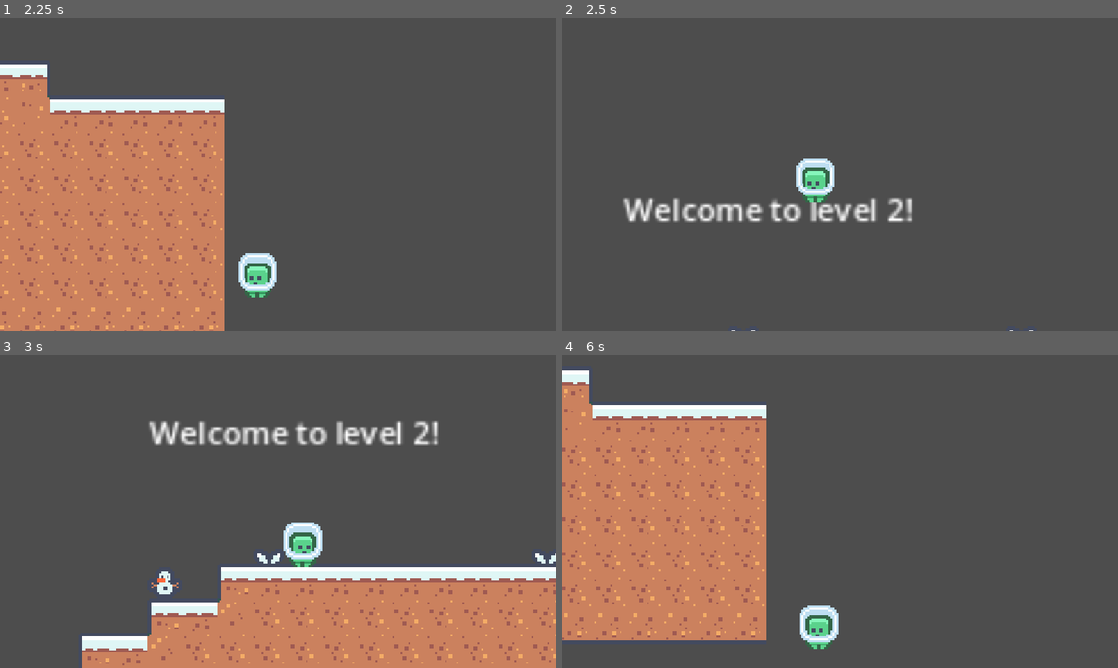
Above: before the commit, frames 1-4 (two rows, left to right).
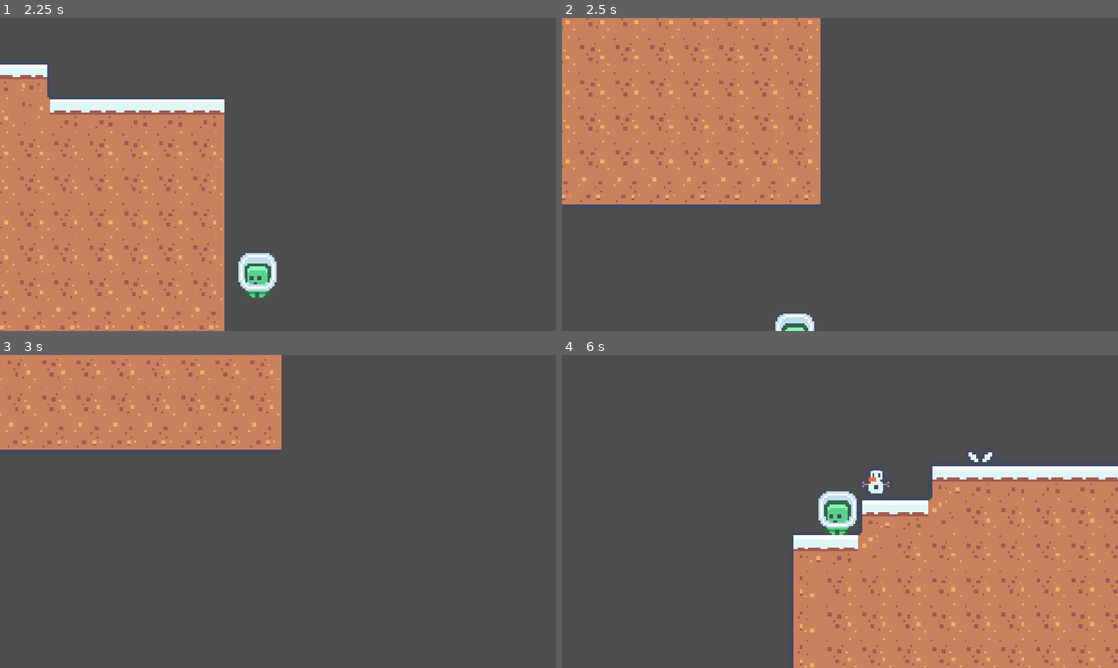
Above: after the commit, the same moments.

Repository: MAL-11DGT-2025/92005-sprint-1-Dekoder-py-school
Game: Godot game, scene res://scenes/level_two/level_two.tscn
Same seed, same stepped clock (60 frames per second), same inputs: the game is played once before the commit and once after it. This scene is started directly instead of the project's main scene. Sound files missing from this copy of the repository are replaced by a short silence.
Inputs:
- Up to frame 1 (2.25 s): tap Enter (ui_accept) at 0.5, 0.77, 1.52 s; hold Right (ui_right) 0.53-2.03 s; hold Left (ui_left) from 2.03 s (still down)
- Up to frame 2 (2.5 s): keep holding Left (ui_left)
- Up to frame 3 (3 s): release Left (ui_left) at 2.78 s; hold Right (ui_right) from 2.78 s (still down)
- Up to frame 4 (6 s): tap Enter (ui_accept) at 3.02, 3.77, 4.52 s; release Right (ui_right) at 4.28 s; hold Left (ui_left) 4.28-5.03 s; hold Right (ui_right) 5.03-5.78 s; hold Left (ui_left) from 5.78 s (still down)

Frame 1 is identical in both runs. In frame 2, 30% of the frame differs, in the area x 0-85%, y 0-100%; in frame 3, 41%; in frame 4, 63%, in the area x 0-100%, y 4-100%.

Commit message:
add timer and make killzone better

Diff:
--- a/scenes/killzone/killzone.gd
+++ b/scenes/killzone/killzone.gd
@@ -1,16 +1,18 @@
 extends Area2D
 
-
-# Called when the node enters the scene tree for the first time.
-func _ready() -> void:
-	pass # Replace with function body.
-
-
-# Called every frame. 'delta' is the elapsed time since the previous frame.
-func _process(delta: float) -> void:
-	pass
+@onready var timer: Timer = $Timer
 
 
 func _on_body_entered(body: Node2D) -> void:
-	# kill player on contact (reload level)
+	# prevent colliding again
+	body.set_process(false)
+	body.get_node("CollisionShape2D").queue_free()
+
+	# slow down the game
+	Engine.time_scale = 0.2
+	timer.start()
+
+func _on_timer_timeout() -> void:
+	# after time ends, reset time scale and reload level
+	Engine.time_scale = 1.0
 	get_tree().reload_current_scene()
--- a/scenes/killzone/killzone.tscn
+++ b/scenes/killzone/killzone.tscn
@@ -5,4 +5,9 @@
 [node name="Killzone" type="Area2D"]
 script = ExtResource("1_6ib8s")
 
+[node name="Timer" type="Timer" parent="."]
+wait_time = 0.4
+one_shot = true
+
 [connection signal="body_entered" from="." to="." method="_on_body_entered"]
+[connection signal="timeout" from="Timer" to="." method="_on_timer_timeout"]
